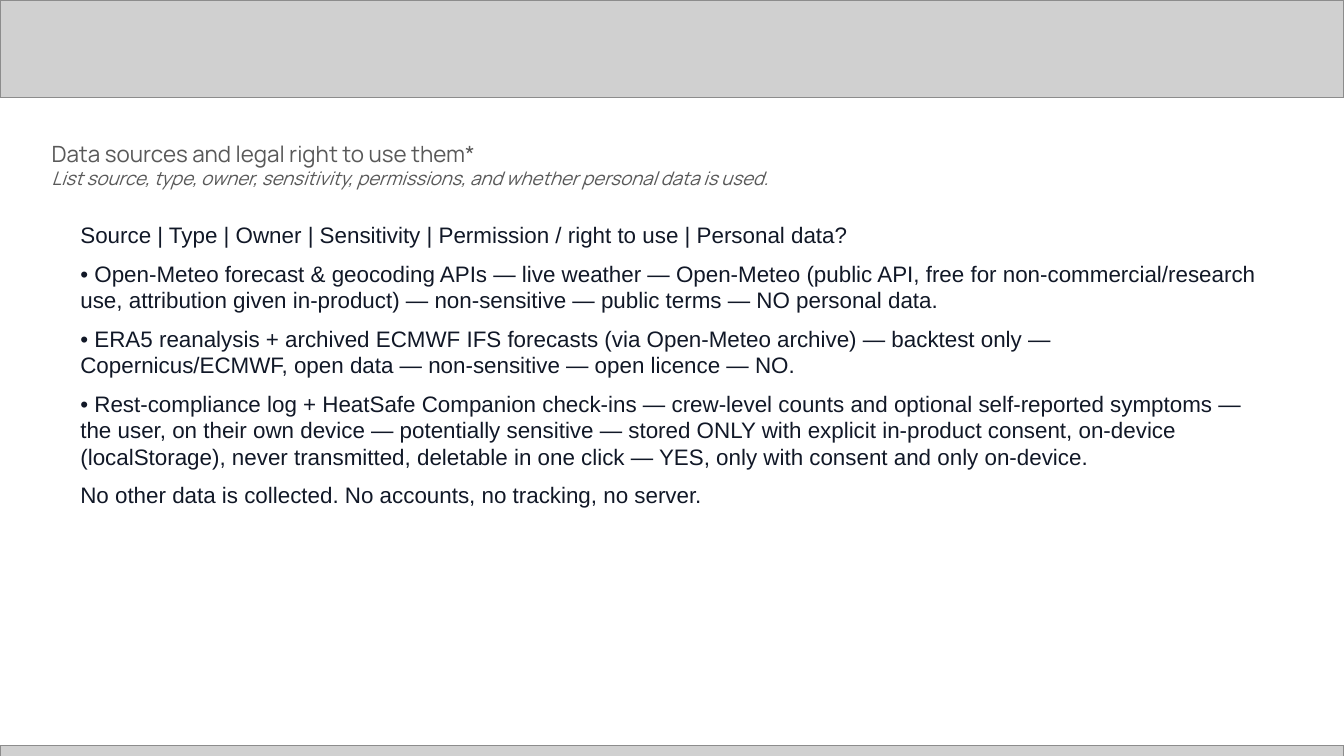
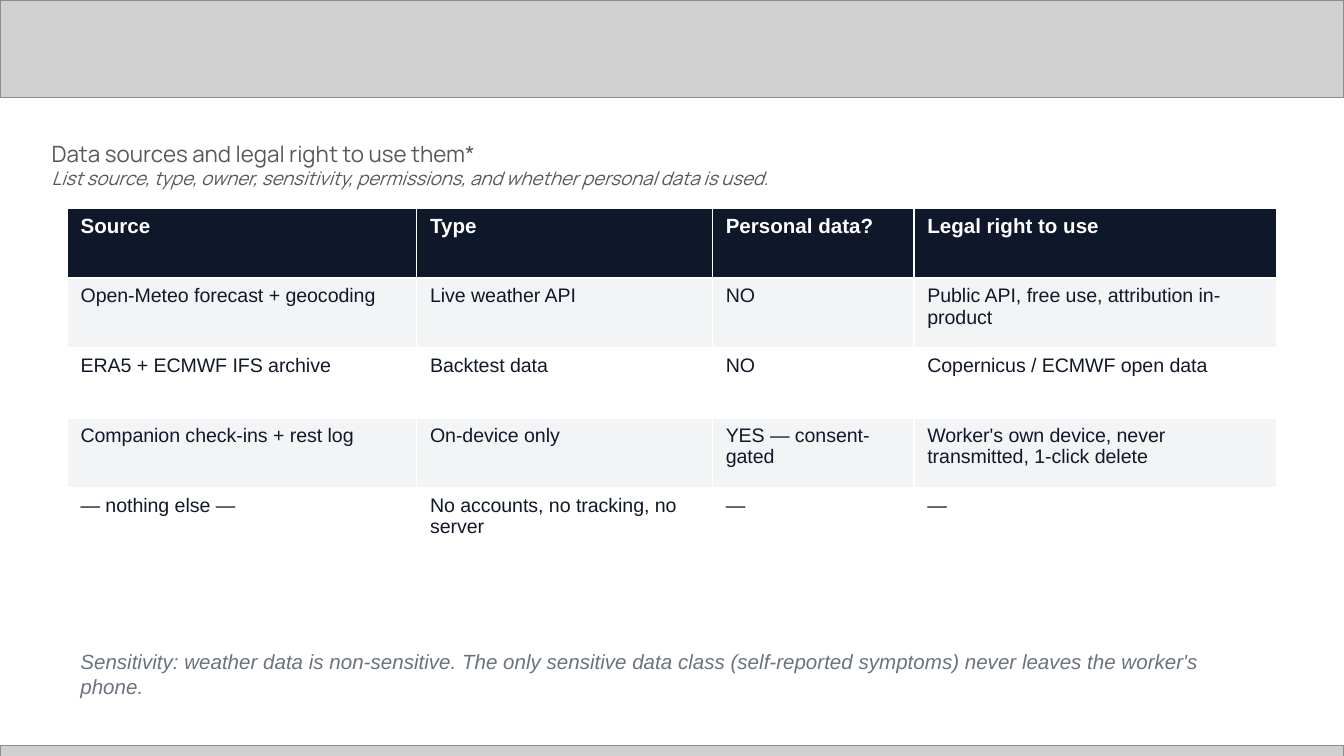
Before and after one commit to syaikhipin/heatshield, a slide deck: slide 8 of deck/heatshield-template-deck.pptx. Drawn at 1344x756 pixels with LibreOffice and Linux fonts; fonts in the diff are those of the drawing; grey boxes stand for pictures. Boxes give left, top, right and bottom in pixels: in the first picture for what was removed or moved away, otherwise in the second. Text is boxed around its words. In the diff, an @@ line names an element or a change of style, - is before the commit and + after.

Commit message:
Deck v2 visual-first: flowchart, KPI tiles, tables, QR, cards (template preserved)

```diff
--- a/deck/heatshield-template-deck.pptx
+++ b/deck/heatshield-template-deck.pptx
@@ table added at bbox=[67, 208, 1277, 558], 5 rows, 4 columns @@
+Source | Type | Personal data? | Legal right to use
+Open-Meteo forecast + geocoding | Live weather API | NO | Public API, free use, attribution in-product
+ERA5 + ECMWF IFS archive | Backtest data | NO | Copernicus / ECMWF open data
+Companion check-ins + rest log | On-device only | YES — consent-gated | Worker's own device, never transmitted, 1-click delete
+— nothing else — | No accounts, no tracking, no server | — | —
@@ text removed at bbox=[80, 226, 1255, 508] @@
-Source | Type | Owner | Sensitivity | Permission / right to use | Personal data?
-• Open-Meteo forecast & geocoding APIs — live weather — Open-Meteo (public API, free for non-commercial/research use, attribution given in-product) — non-sensitive — public terms — NO personal data.
-• ERA5 reanalysis + archived ECMWF IFS forecasts (via Open-Meteo archive) — backtest only — Copernicus/ECMWF, open data — non-sensitive — open licence — NO.
-• Rest-compliance log + HeatSafe Companion check-ins — crew-level counts and optional self-reported symptoms — the user, on their own device — potentially sensitive — stored ONLY with explicit in-product consent, on-device (localStorage), never transmitted, deletable in one click — YES, only with consent and only on-device.
-No other data is collected. No accounts, no tracking, no server.
@@ text added at bbox=[80, 654, 1197, 698], 11 pt, text #6B7280, italic @@
+Sensitivity: weather data is non-sensitive. The only sensitive data class (self-reported symptoms) never leaves the worker's phone.
```
Also in this commit, not shown: 13 other slides changed, 2 other files.
